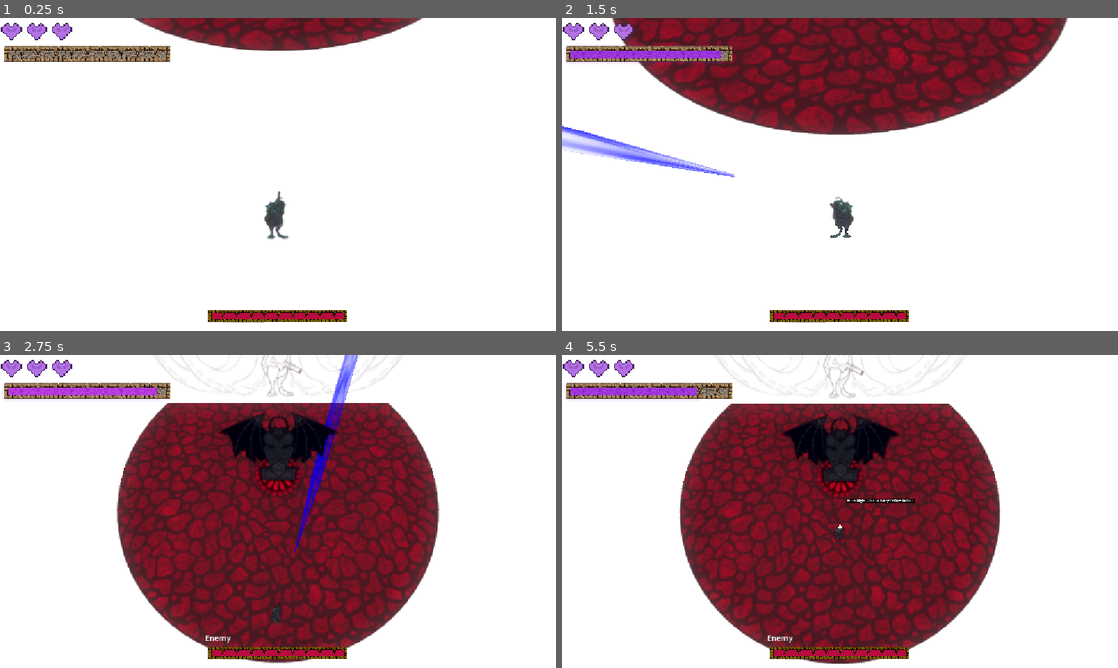
Above: before the commit, frames 1-4 (two rows, left to right).
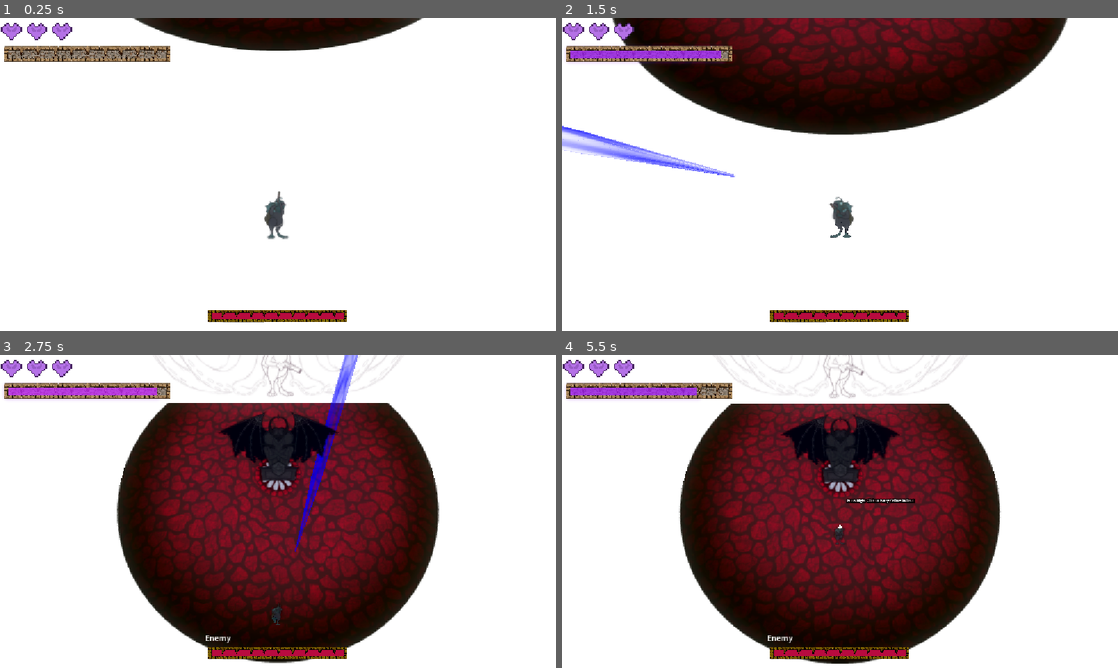
Above: after the commit, the same moments.

Repository: etbay/2026-crimson-game-jam
Game: Godot game, scene res://scenes/game_scene.tscn
Same seed, same stepped clock (60 frames per second), same inputs: the game is played once before the commit and once after it. This scene is started directly instead of the project's main scene.
Inputs (mouse positions are in pixels of both pictures, inside the frame that each line leads up to):
- Up to frame 1 (0.25 s): no input
- Up to frame 2 (1.5 s): tap Enter at 0.5 s; move the mouse to (962, 158) at 0.52 s; hold Q (beast_mode) 0.53-1.28 s; tap Space (dash) at 0.6 s; move the mouse to (728, 190) at 1.27 s; hold S (down) from 1.28 s (still down); right-click (728, 190) at 1.35 s
- Up to frame 3 (2.75 s): move the mouse to (333, 442) at 2.02 s; release S (down) at 2.03 s; hold Q (beast_mode) from 2.03 s (still down); click (333, 442) at 2.1 s
- Up to frame 4 (5.5 s): move the mouse to (812, 574) at 2.77 s; release Q (beast_mode) at 2.78 s; hold W (up) 2.78-3.53 s; tap one key every 0.75 s from 2.85 s: H B N J; move the mouse to (1006, 558) at 3.52 s; hold A (left) 3.53-5.03 s; move the mouse to (673, 464) at 4.27 s; move the mouse to (867, 511) at 5.02 s; hold S (down) from 5.03 s (still down)

The runs differ from the first frame. In frame 1, 3.8% of the frame differs, in the area x 24-76%, y 0-11%; in frame 2, 18%; in frame 3, 19%; in frame 4, 19%, in the area x 21-79%, y 15-99%.

Commit message:
added end scene

Diff:
--- a/2026-crimson-game-jam/scenes/cthulhu.gd
+++ b/2026-crimson-game-jam/scenes/cthulhu.gd
@@ -19,14 +19,19 @@
 
 func _on_boss_dead() -> void:
 	if (phase == 0):
-		phase = 1
-		enemy.vulnerable = false
 		ScreenShake.shake(1, 5)
+		phase1.started = false
 		await get_tree().create_timer(5).timeout
-		enemy.health = 2000
-		enemy.max_health = 2000
-		phase1.started = false
-		phase2.started = true
-	elif (phase == 1):
-		print("dead")
-		queue_free()
+		get_tree().change_scene_to_file("res://scenes/end.tscn")
+	#if (phase == 0):
+		#phase = 1
+		#enemy.vulnerable = false
+		#ScreenShake.shake(1, 5)
+		#phase1.started = false
+		#await get_tree().create_timer(5).timeout
+		#enemy.health = 2000
+		#enemy.max_health = 2000
+		#phase2.started = true
+	#elif (phase == 1):
+		#print("dead")
+		#queue_free()
--- /dev/null
+++ b/2026-crimson-game-jam/scenes/end.tscn
@@ -0,0 +1,3 @@
+[gd_scene format=3 uid="uid://be553pvo1xx11"]
+
+[node name="End" type="Node2D" unique_id=491530509]
--- a/2026-crimson-game-jam/scenes/game_scene.tscn
+++ b/2026-crimson-game-jam/scenes/game_scene.tscn
@@ -136,7 +136,7 @@
 
 [node name="Enemy" type="Area3D" parent="TutorialBossNode3D" unique_id=1137512781]
 script = ExtResource("14_5ay1a")
-max_health = 5
+max_health = 100
 metadata/_custom_type_script = "uid://wk62nldfqpek"
 
 [node name="CollisionShape3D" type="CollisionShape3D" parent="TutorialBossNode3D/Enemy" unique_id=441900840]
Binary file changed: 2026-crimson-game-jam/assets/art/floorarena.png
